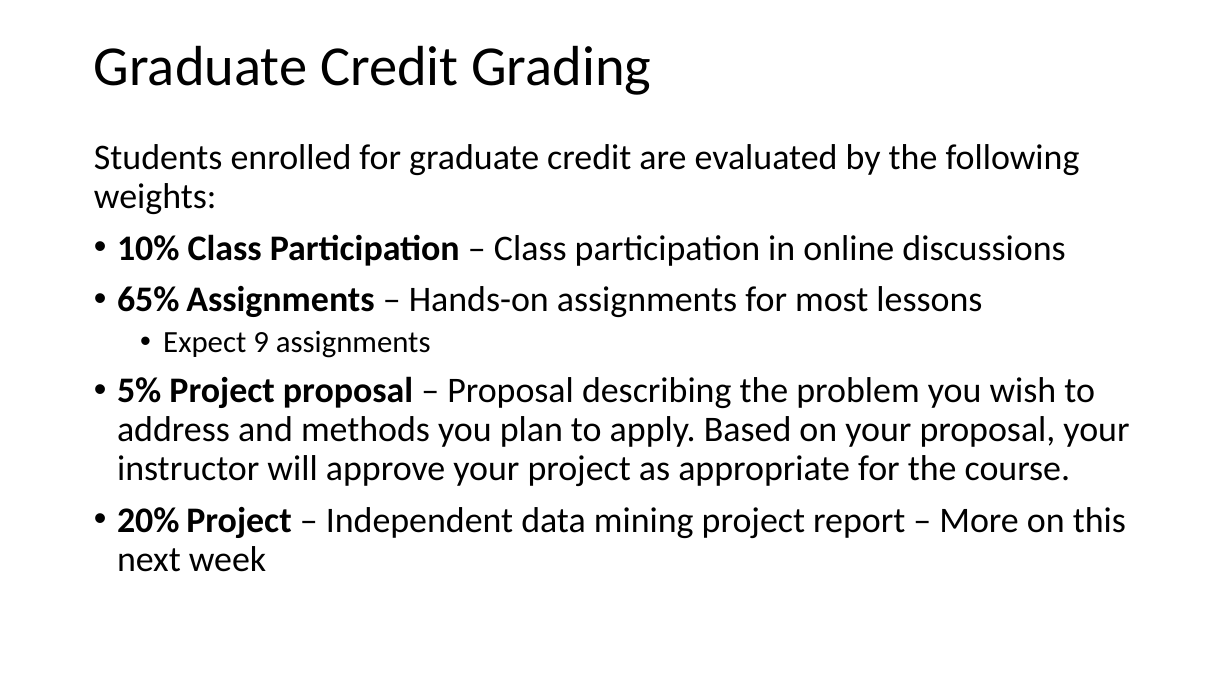
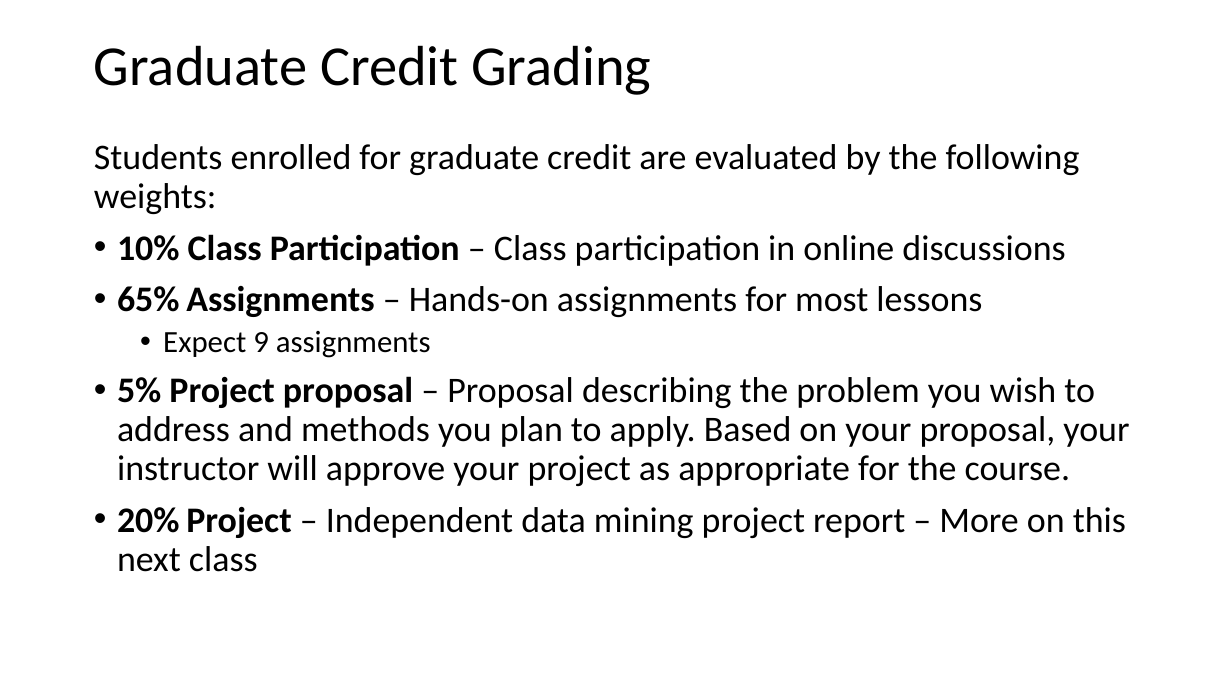
Before and after one commit to tenevian/Harvard-SSP-Data-Mining, a slide deck: slide 19 of slides/1_Introduction.pptx. Drawn at 1232x693 pixels with LibreOffice and Linux fonts; fonts in the diff are those of the drawing. Boxes give left, top, right and bottom in pixels: in the first picture for what was removed or moved away, otherwise in the second. Text is boxed around its words. In the diff, an @@ line names an element or a change of style, - is before the commit and + after.

```diff
--- a/slides/1_Introduction.pptx
+++ b/slides/1_Introduction.pptx
@@ text at (117, 506, 1126, 572): text changed @@
-• 20% Project – Independent data mining project report – More on this next week
+• 20% Project – Independent data mining project report – More on this next class
```
Also in this commit, not shown: 8 other slides changed, 2 slides added.
